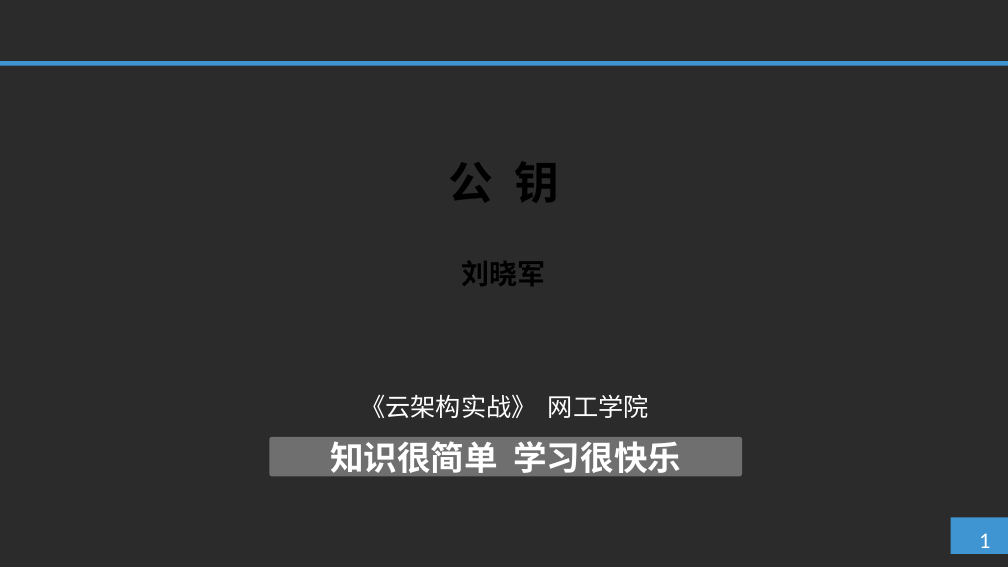
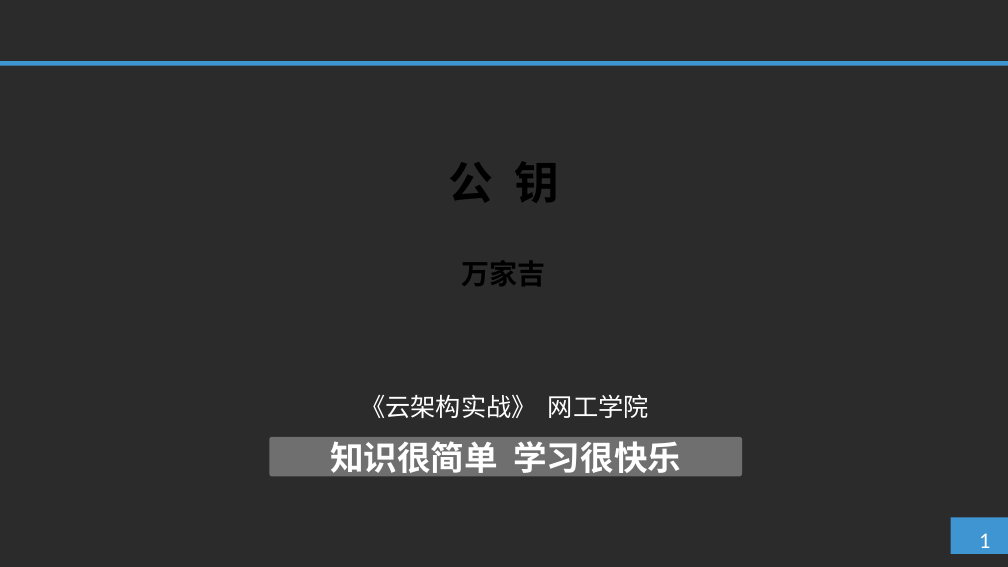
Before and after one commit to hhhhzhiyuan/bawei, a slide deck: slide 1 of 云架构实战/第一单元 远程管理/ppt/02.公钥.pptx. Drawn at 1008x567 pixels with LibreOffice and Linux fonts; fonts in the diff are those of the drawing; background and template pictures are left out; a plain dark background stands for a picture behind light text. Boxes give left, top, right and bottom in pixels: in the first picture for what was removed or moved away, otherwise in the second. Text is boxed around its words. In the diff, an @@ line names an element or a change of style, - is before the commit and + after.

```diff
--- a/云架构实战/第一单元 远程管理/ppt/02.公钥.pptx
+++ b/云架构实战/第一单元 远程管理/ppt/02.公钥.pptx
@@ subtitle at box(462, 260, 546, 286): text changed @@
-刘晓军
+万家吉
```
Also in this commit, not shown: 19 other files.
